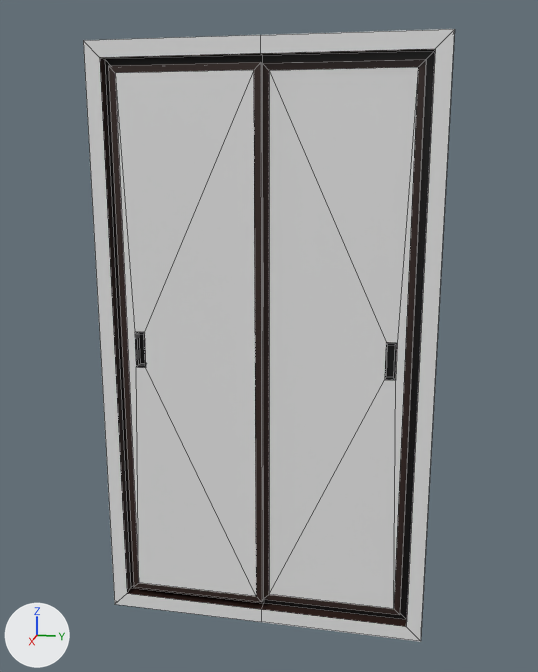
The FBX model Assets/Resources/Models/Location/Living Room/slide_closet.fbx as it was, and as the next commit left it.
Before and after are seen from a 50 mm camera at (9.33, 1.73, 5.81) aimed at (0.09, -0.11, 3.5). The lights are fixed; the arrows at lower left show +X, +Y and +Z. Mesh edges are drawn as thin lines. Where no turn or scale is listed for an object, it has been applied to the vertices. Vertices at the same position are counted once.

The scene before the commit, as lines of its bpy script (objects in view):
```python
me_cube_001 = bpy.data.meshes.new('Cube.001')
me_cube_001.from_pydata(...)  # 54 vertices, 42 faces; spans x -1.0..1.14, y -1.99..1.99, z 0.0..7.01
# faces by material slot: [24, 6, 12]
me_cube_001.materials.append(mat_base)  # brown #2f1d17
me_cube_001.materials.append(mat_black)  # black #000000
me_cube_001.materials.append(mat_white)  # white #e7e7e7
me_cube_002 = bpy.data.meshes.new('Cube.002')
me_cube_002.from_pydata(...)  # 24 vertices, 19 faces; spans x 1.0..1.04, y 0.0..1.72, z 0.27..6.74
# faces by material slot: [6, 9, 4]
me_cube_002.materials.append(mat_base)  # brown #2f1d17
me_cube_002.materials.append(mat_black)  # black #000000
me_cube_002.materials.append(mat_white)  # white #e7e7e7
me_cube_003 = bpy.data.meshes.new('Cube.003')
me_cube_003.from_pydata(...)  # 26 vertices, 21 faces; spans x 1.0..1.12, y -1.72..0.0, z 0.27..6.74
# faces by material slot: [8, 9, 4]
me_cube_003.materials.append(mat_base)  # brown #2f1d17
me_cube_003.materials.append(mat_black)  # black #000000
me_cube_003.materials.append(mat_white)  # white #e7e7e7
ob_closet = bpy.data.objects.new('Closet', me_cube_001)
ob_closet.location = (0.0, 0.0, 0.0)
ob_slide_door_001 = bpy.data.objects.new('Slide Door.001', me_cube_002)
ob_slide_door_001.location = (0.0, 0.0, 0.0)
ob_slide_door_002 = bpy.data.objects.new('Slide Door.002', me_cube_003)
ob_slide_door_002.location = (0.0, 0.0, 0.0)
```
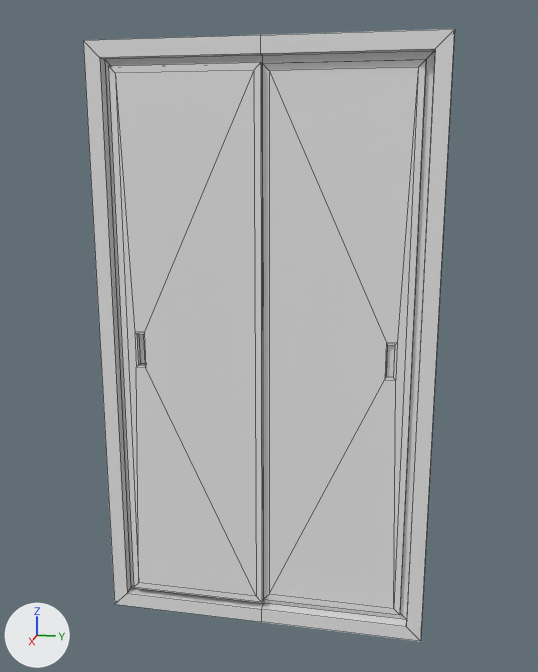
Edits to the bpy script that builds the scene:
```text
Change me_cube_003:
    where me_cube_003.from_pydata(...)  # 26 vertices, 21 faces; spans x 1.0..1.12, y -1.72..0.0, z 0.27..6.74
    used by ob_slide_door_002; location = (0.0, 0.0, 0.0)
    me_cube_003 part 1: all 8 faces that had it switch from mat_base (brown #2f1d17) to mat_white (white #e7e7e7)
    me_cube_003 part 2: all 9 faces that had it switch from mat_black (black #000000) to mat_white (white #e7e7e7)
Change me_cube_001:
    where me_cube_001.from_pydata(...)  # 54 vertices, 42 faces; spans x -1.0..1.14, y -1.99..1.99, z 0.0..7.01
    used by ob_closet; location = (0.0, 0.0, 0.0)
    me_cube_001 part 3: all 24 faces that had it switch from mat_base (brown #2f1d17) to mat_white (white #e7e7e7)
    me_cube_001 part 4: all 6 faces that had it switch from mat_black (black #000000) to mat_white (white #e7e7e7)
Change me_cube_002:
    where me_cube_002.from_pydata(...)  # 24 vertices, 19 faces; spans x 1.0..1.04, y 0.0..1.72, z 0.27..6.74
    used by ob_slide_door_001; location = (0.0, 0.0, 0.0)
    me_cube_002 part 5: all 6 faces that had it switch from mat_base (brown #2f1d17) to mat_white (white #e7e7e7)
    me_cube_002 part 6: all 9 faces that had it switch from mat_black (black #000000) to mat_white (white #e7e7e7)
```

Pixel boxes [x1, y1, x2, y2] of what changed, in the pictures (538 x 672 px):
part 1 of me_cube_003, recoloured: [108, 62, 263, 603] in both
part 2 of me_cube_003, recoloured (black to white): [135, 332, 146, 368] in both
part 3 of me_cube_001, recoloured (black to white): [100, 49, 435, 627] in both
part 4 of me_cube_001, recoloured (black to white): [105, 51, 435, 620] in both
part 5 of me_cube_002, recoloured (black to white): [262, 59, 426, 615] in both
part 6 of me_cube_002, recoloured (black to white): [385, 342, 397, 380] in both
